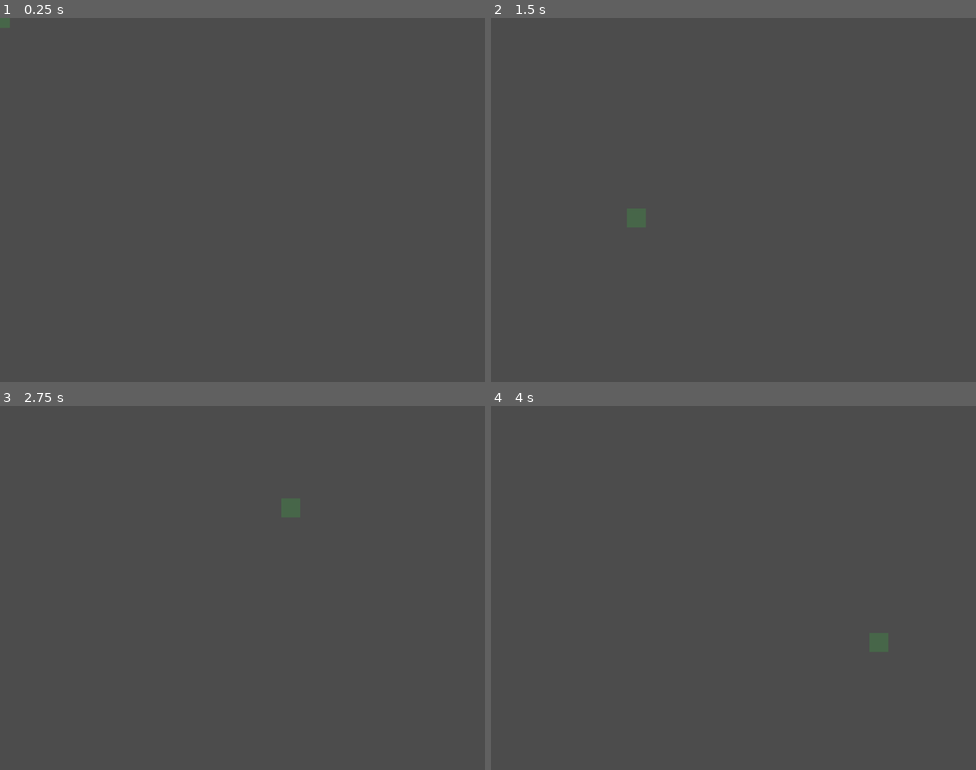
Above: before the commit, frames 1-4 (two rows, left to right).
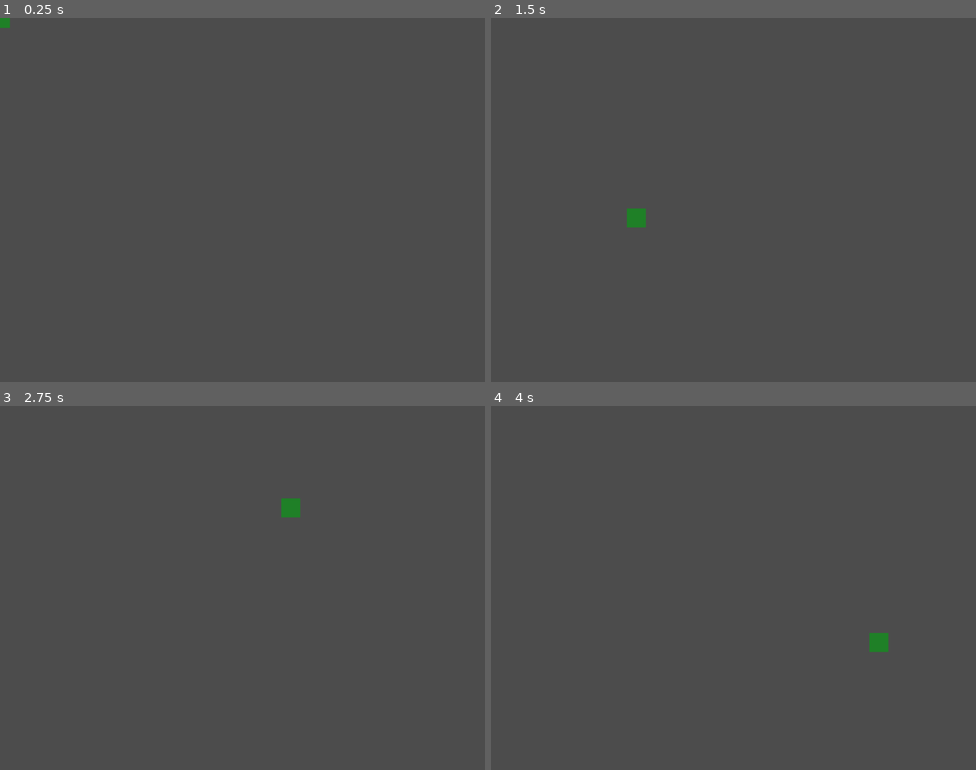
Above: after the commit, the same moments.

Repository: Intey/guerilla
Game: Godot game, scene res://BuildPlan.tscn
Same seed, same stepped clock (60 frames per second), same inputs: the game is played once before the commit and once after it. This scene is started directly instead of the project's main scene.
Inputs (mouse positions are in pixels of both pictures, inside the frame that each line leads up to):
- Up to frame 1 (0.25 s): no input
- Up to frame 2 (1.5 s): tap Enter (ui_accept) at 0.5, 0.77, 1.25 s; move the mouse to (840, 181) at 0.52 s; hold Right (ui_right) 0.53-1.28 s; tap Space (ui_select) at 0.6 s; click (840, 181) at 0.67 s; move the mouse to (636, 218) at 1.27 s; hold Down (ui_down) from 1.28 s (still down); tap C (create_campfire) at 1.35 s
- Up to frame 3 (2.75 s): tap Enter (ui_accept) at 1.52, 2 s; tap Space (ui_select) at 1.55, 2.1 s; move the mouse to (291, 507) at 2.02 s; release Down (ui_down) at 2.03 s; hold Right (ui_right) from 2.03 s (still down)
- Up to frame 4 (4 s): tap Enter (ui_accept) at 2.75, 3.02, 3.5, 3.77 s; move the mouse to (709, 660) at 2.77 s; release Right (ui_right) at 2.78 s; hold Up (ui_up) 2.78-3.53 s; tap Space (ui_select) at 2.85, 3.8 s; click (709, 660) at 2.92 s; move the mouse to (879, 642) at 3.52 s; hold Left (ui_left) from 3.53 s (still down); tap C (create_campfire) at 3.6 s

The runs differ from the first frame. In frame 1, less than 0.1% of the frame differs, in the area x 0-2%, y 0-3%; in frame 2, 0.2%, in the area x 28-32%, y 52-58%; in frame 3, 0.2%; in frame 4, 0.2%.

Commit message:
[fix]: не строим костры друг на друге и на ресурсах

Diff:
--- a/BuildPlan.gd
+++ b/BuildPlan.gd
@@ -3,6 +3,8 @@
 var node: Node2D = null
 var radius: float = 0
 
+var color := Color(0.07, 0.56, 0.11, 0.77)
+var collided := false
 
 func _process(delta):
     var mouse_pos = get_global_mouse_position()
@@ -16,3 +18,13 @@
 func set_area(near_node: Node2D, radius: float):
     self.node = near_node
     self.radius = radius
+
+
+func _on_Area2D_area_entered(area):
+    $ColorRect.color = Color(1, 0, 0.77)
+    collided = true
+
+
+func _on_Area2D_area_exited(area):
+    $ColorRect.color = self.color
+    collided = false
--- a/BuildPlan.tscn
+++ b/BuildPlan.tscn
@@ -17,11 +17,16 @@
 margin_top = -20.0
 margin_right = 20.0
 margin_bottom = 20.0
-color = Color( 0.27451, 0.431373, 0.286275, 0.768627 )
+color = Color( 0.0705882, 0.564706, 0.109804, 0.768627 )
 
 [node name="Area2D" type="Area2D" parent="ColorRect"]
 position = Vector2( 20, 9.09088 )
+collision_layer = 2
+collision_mask = 1024
 
 [node name="CollisionShape2D" type="CollisionShape2D" parent="ColorRect/Area2D"]
 position = Vector2( 0, 10.9091 )
 shape = SubResource( 1 )
+
+[connection signal="area_entered" from="ColorRect/Area2D" to="." method="_on_Area2D_area_entered"]
+[connection signal="area_exited" from="ColorRect/Area2D" to="." method="_on_Area2D_area_exited"]
--- a/Campfire.tscn
+++ b/Campfire.tscn
@@ -53,6 +53,7 @@
 process_material = SubResource( 3 )
 
 [node name="CraftArea" type="Area2D" parent="."]
+collision_layer = 1024
 
 [node name="CollisionShape2D" type="CollisionShape2D" parent="CraftArea"]
 shape = SubResource( 4 )
--- a/Player.gd
+++ b/Player.gd
@@ -51,7 +51,8 @@
     if Input.is_action_just_released('ui_accept'):
         $CollectTimer.stop()
     if Input.is_action_just_pressed('ui_select') and build_plan != null:
-        build_structure()
+        if not build_plan['node'].collided:
+            build_structure()
 
 
 func _on_CollectTimer_timeout():
@@ -95,6 +96,8 @@
             build_plan = {'node': plan_node, 'reciepe': reciepe}
             plan_node.set_area(self, $BuildArea/Shape.shape.radius)
             get_parent().add_child(plan_node)
+            # нам нужно показывать|скрывать дочерние спрайты.
+            # hide/show - не работает
             $BuildArea.visible = true
 
 
@@ -129,4 +132,6 @@
     if build_plan:
         build_plan['node'].queue_free()
         build_plan = null
+    # нам нужно показывать|скрывать дочерние спрайты.
+    # hide/show - не работает
     $BuildArea.visible = false
--- a/Player.tscn
+++ b/Player.tscn
@@ -28,13 +28,17 @@
 wait_time = 0.3
 
 [node name="BuildArea" type="Area2D" parent="."]
+__meta__ = {
+"_edit_group_": true
+}
 
 [node name="Shape" type="CollisionShape2D" parent="BuildArea"]
 show_behind_parent = true
 shape = SubResource( 2 )
 
 [node name="BuildSprite" type="Sprite" parent="BuildArea"]
-position = Vector2( -3.8147e-006, -7.62939e-006 )
+modulate = Color( 0, 1, 0.929412, 0.333333 )
+position = Vector2( 1.14441e-005, -7.62939e-006 )
 scale = Vector2( 2, 2 )
 texture = ExtResource( 3 )
 
